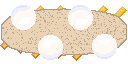
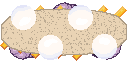
Before/after of a w=128, h=64 layered artwork. What changed in the layer stack:
painted on "BasicBead copy" over [9, 2, 122, 60]
painted on "YellowSand copy" over [9, 2, 122, 60]
painted on "MagentaSand copy" over [9, 2, 122, 60]
painted on "CyanSand copy" over [9, 2, 122, 60]
